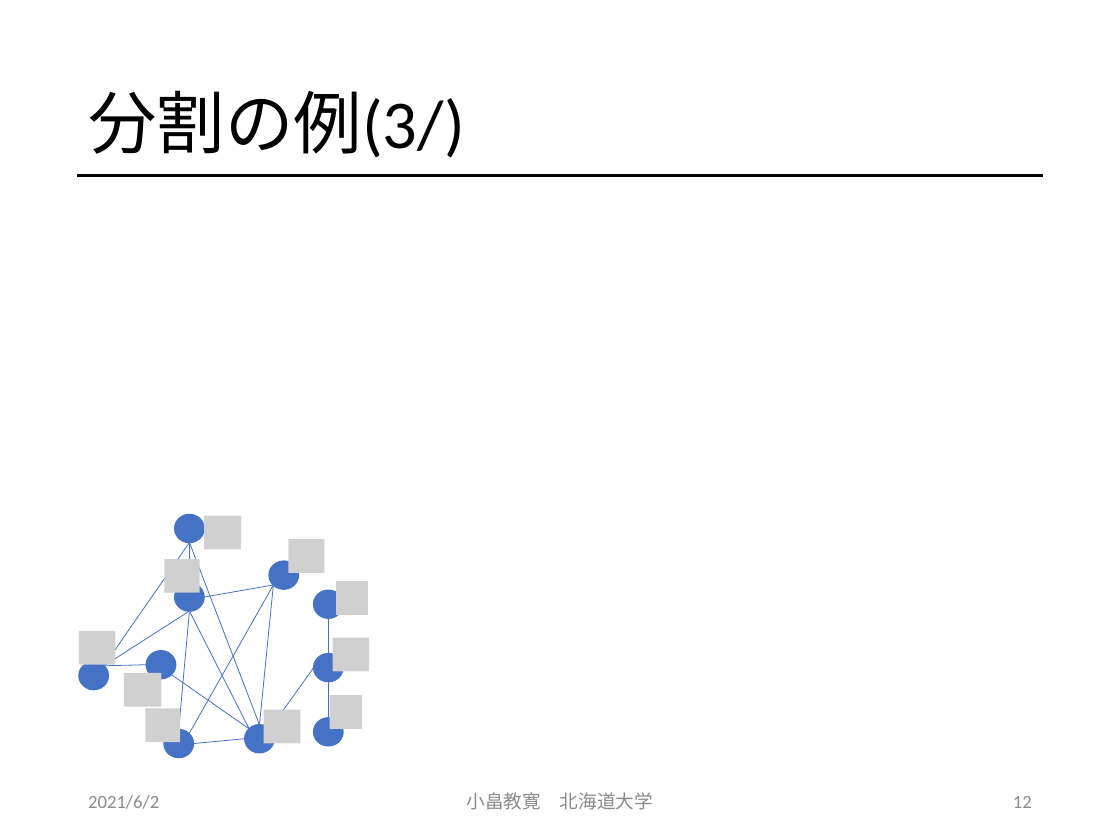
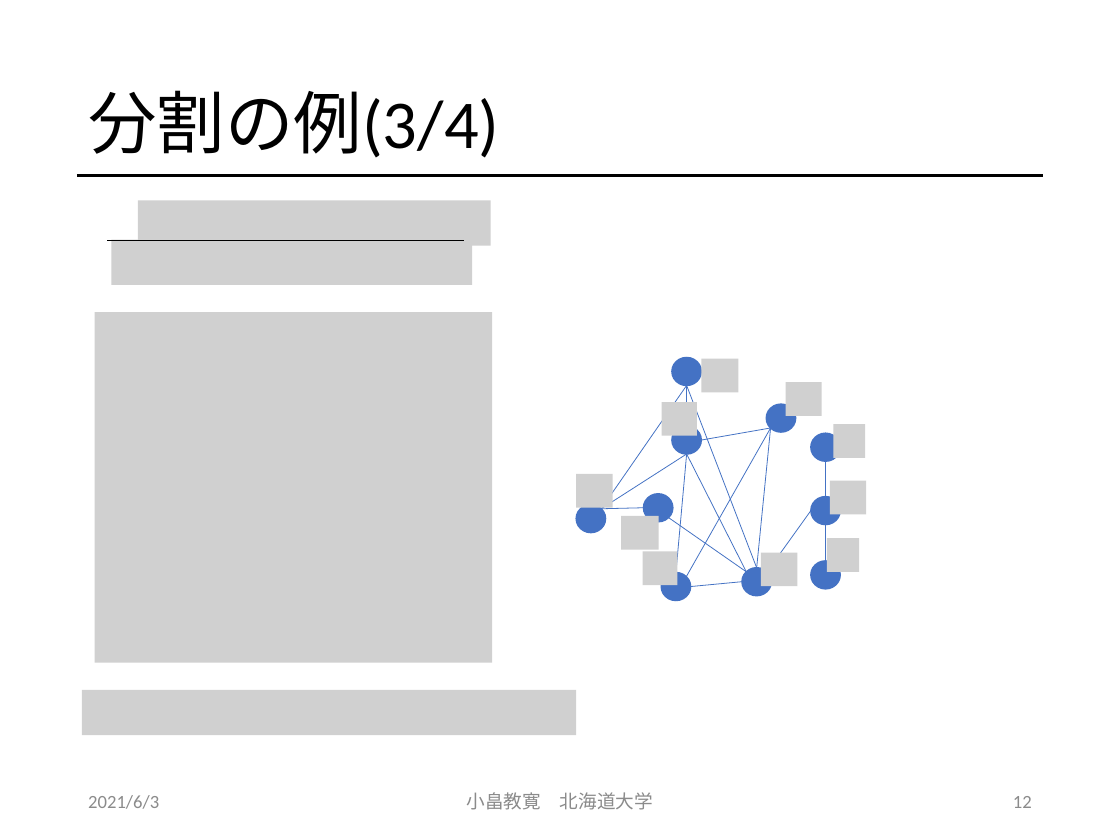
Before and after one commit to obatakyoukan/isomorphism, a slide deck: slide 12 of Isomorphism.pptx. Drawn at 1120x840 pixels with LibreOffice and Linux fonts; fonts in the diff are those of the drawing; grey boxes stand for pictures. Boxes give left, top, right and bottom in pixels: in the first picture for what was removed or moved away, otherwise in the second. Text is boxed around its words. In the diff, an @@ line names an element or a change of style, - is before the commit and + after.

```diff
--- a/Isomorphism.pptx
+++ b/Isomorphism.pptx
@@ title at (88, 90, 499, 158): text changed @@
-分割の例(3/)
+分割の例(3/4)
@@ picture added at (138, 200, 491, 245) @@
@@ line added from (108, 241) to (464, 241), #000000 0.5 pt @@
@@ picture added at (111, 240, 472, 284) @@
@@ picture added at (94, 312, 492, 663) @@
@@ 4 lines: place and size @@
-4 lines at (171, 542, 273, 734)
+4 lines at (669, 385, 771, 577)
@@ ellipse: place and size @@
-ellipse at (245, 725, 274, 753)
+ellipse at (766, 404, 795, 432)
@@ line moved from (249, 729) - (189, 612) to (746, 572) - (687, 454) @@
@@ line moved from (328, 717) - (328, 682) to (825, 461) - (825, 496) @@
@@ 4 lines, 1 picture, 1 ellipse: place and size @@
-4 lines, 1 picture, 1 ellipse at (104, 584, 301, 744)
+4 lines, 1 picture, 1 ellipse at (601, 426, 797, 587)
@@ ellipse: place and size @@
-ellipse at (269, 561, 298, 589)
+ellipse at (811, 496, 840, 524)
@@ 8 pictures, 6 ellipses, 4 lines: place and size @@
-8 pictures, 6 ellipses, 4 lines at (80, 514, 368, 757)
+8 pictures, 6 ellipses, 4 lines at (576, 357, 866, 600)
@@ line moved from (328, 618) - (328, 654) to (825, 560) - (825, 524) @@
@@ picture: place and size @@
-picture at (329, 696, 362, 729)
+picture at (827, 538, 859, 571)
@@ ellipse: place and size @@
-ellipse at (314, 654, 343, 682)
+ellipse at (743, 568, 772, 596)
@@ picture added at (82, 690, 576, 735) @@
@@ text at (88, 795, 159, 809): text changed @@
-2021/6/2
+2021/6/3
```
Also in this commit, not shown: 31 other slides changed, 4 other files.
